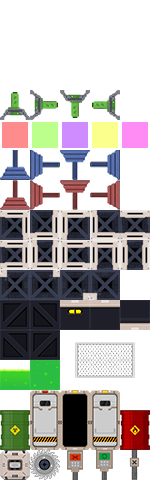
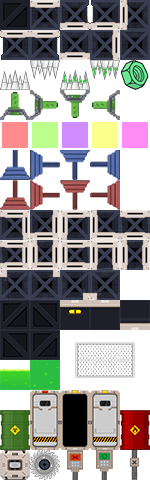
Two versions of the same layered image (150 × 480). Layer-by-layer changes:
showed "Livello 1" over [0, 0, 150, 90]
